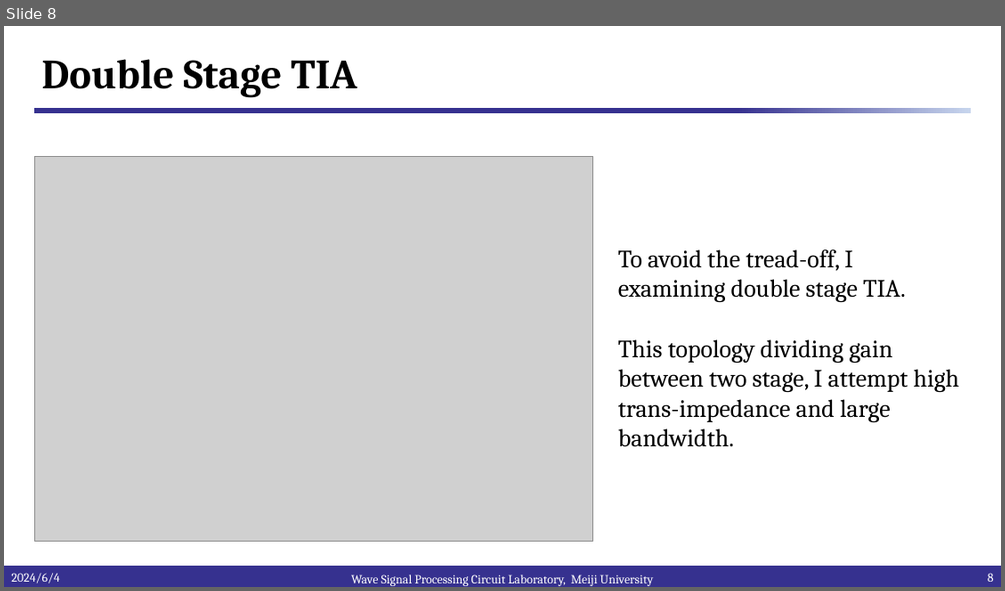
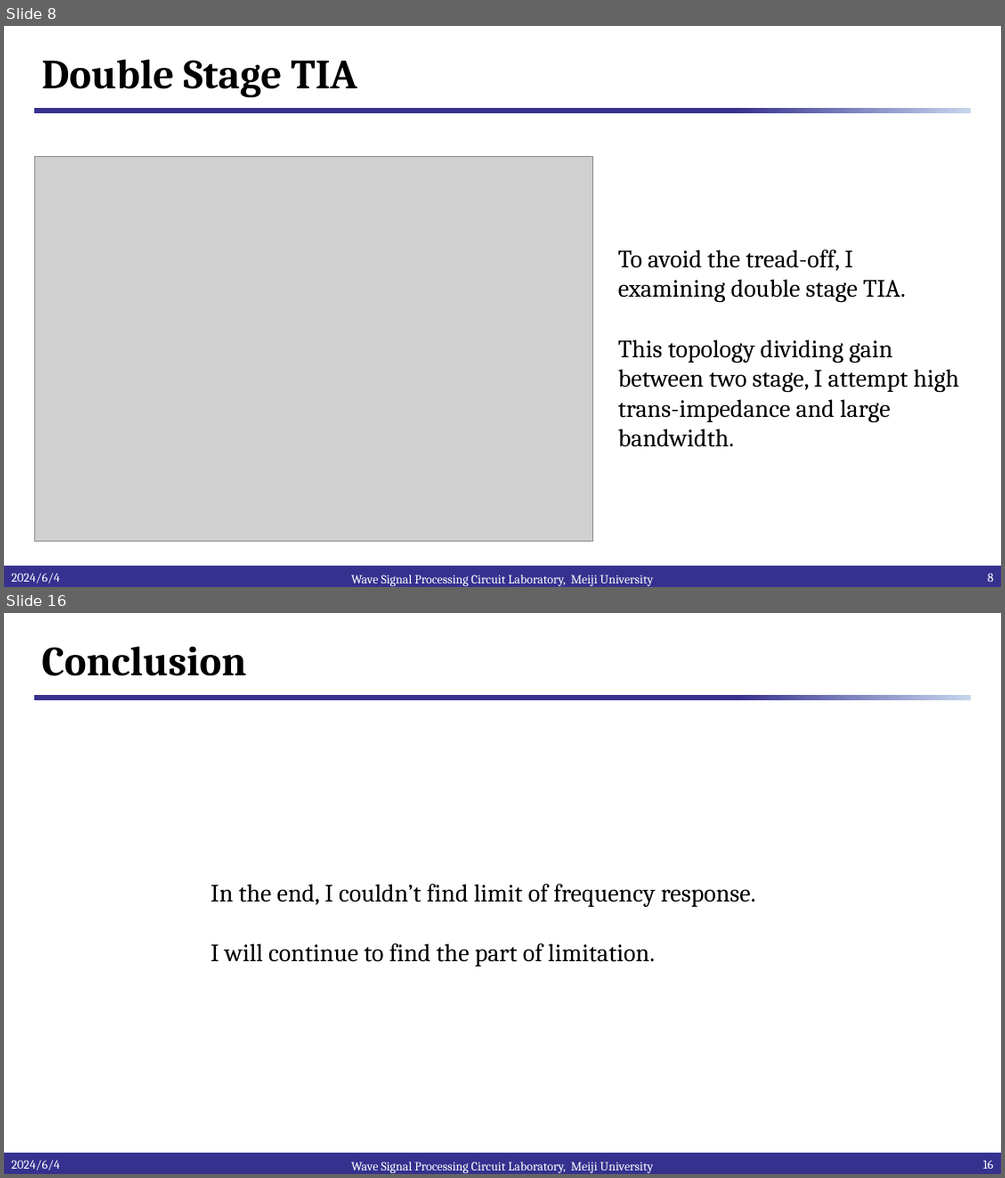
Before and after one commit to kjm-desktop10400/reserch, a slide deck: IHP_2024/semi/プレゼンテーション1.pptx. Shown one above the other, each under a label of ours: slide 8 before the commit, slides 8 and 16 after it; the slides between them are not shown. The pictures are 1005x591 and 1005x1178 pixels, drawn with LibreOffice and Linux fonts; fonts in the diff are those of the drawing; grey boxes stand for pictures; background and template pictures are left out. Boxes give left, top, right and bottom in pixels: in the first picture for what was removed or moved away, otherwise in the second. Text is boxed around its words. In the diff, an @@ line names an element or a change of style, - is before the commit and + after.

```diff
--- a/IHP_2024/semi/プレゼンテーション1.pptx
+++ b/IHP_2024/semi/プレゼンテーション1.pptx
@@ slide 16 added at box(4, 613, 1001, 1174), background #FFFFFF; not listed: 2 template elements that a slide beside it also shows @@
@@ title added at box(41, 646, 246, 676), 40 pt, text #000000, bold @@
+Conclusion
@@ text added at box(210, 884, 756, 966), 24 pt, text #000000 @@
+In the end, I couldn’t find limit of frequency response.
+I will continue to find the part of limitation.
@@ text added at box(11, 1159, 59, 1170), 12 pt, text #FFFFFF @@
+2024/6/4
@@ text added at box(351, 1161, 654, 1173), 12 pt, text #FFFFFF @@
+Wave Signal Processing Circuit Laboratory, Meiji University
@@ page number added at box(983, 1159, 994, 1168), 12 pt, text #FFFFFF @@
+16
```
Also in this commit, not shown: 4 slides changed, 5 other slides added, 1 other file.
